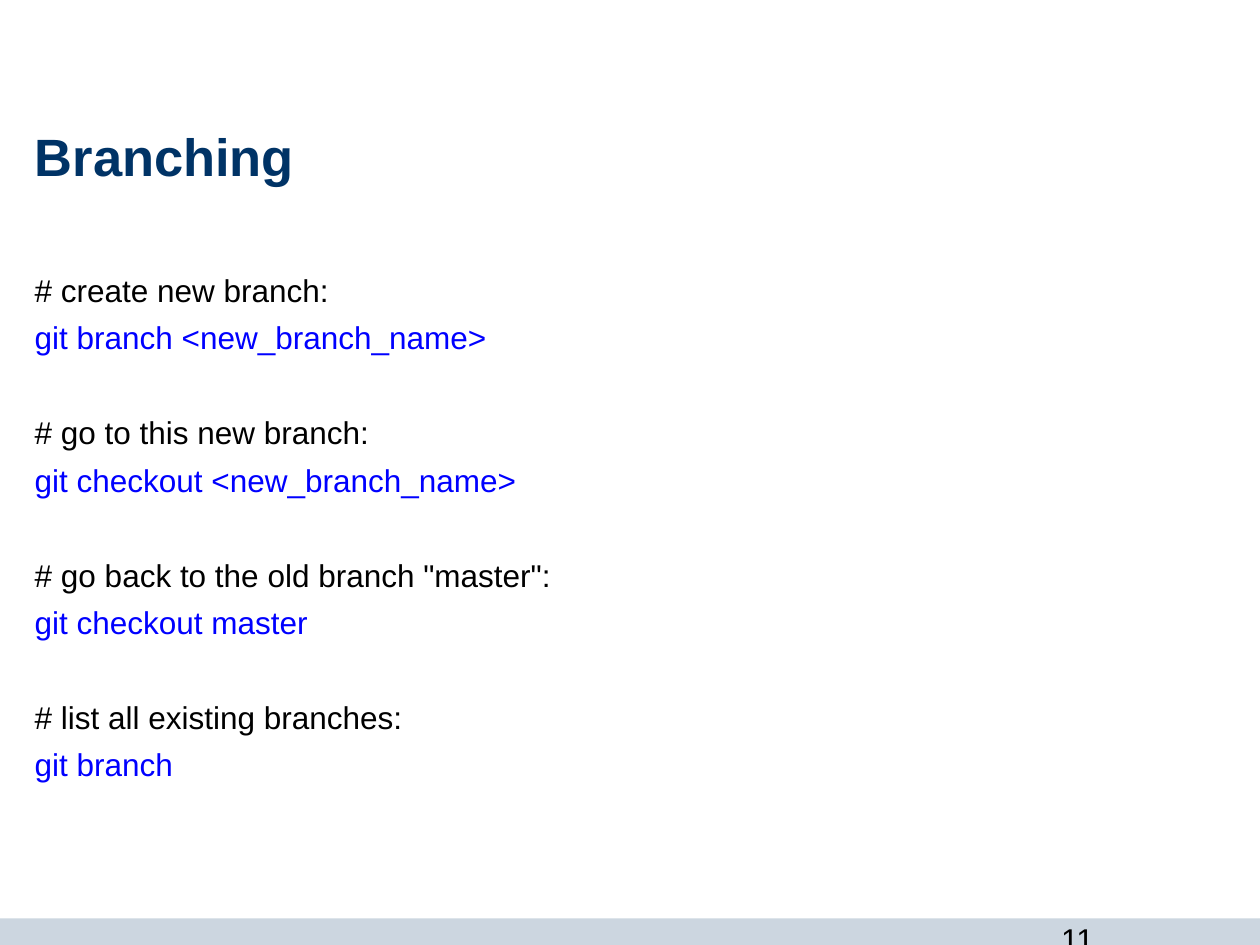
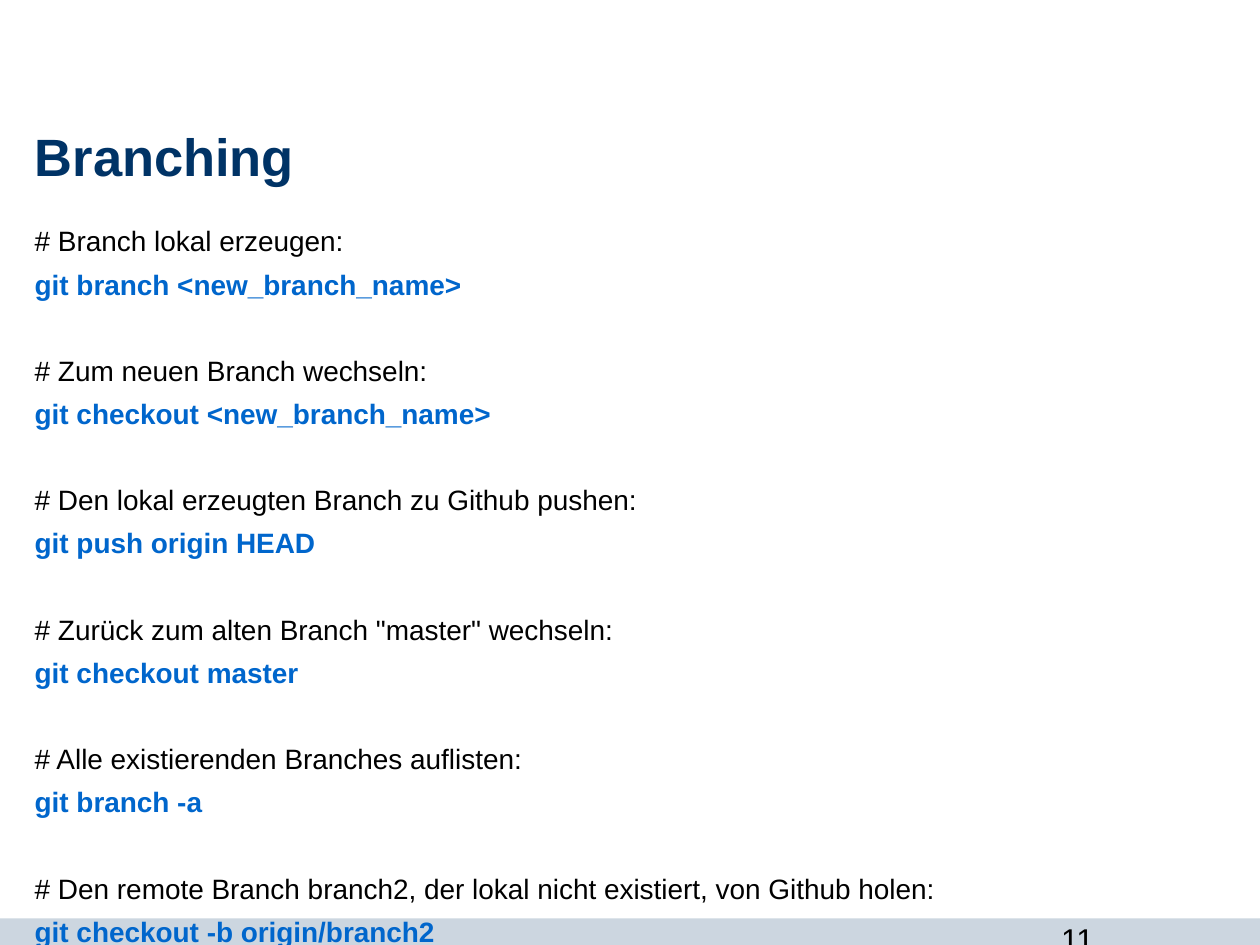
Before and after one commit to Jane333/git, a slide deck: slide 11 of git_und_du.odp. Drawn at 1260x945 pixels with LibreOffice and Linux fonts; fonts in the diff are those of the drawing; background and template pictures are left out. Boxes give left, top, right and bottom in pixels: in the first picture for what was removed or moved away, otherwise in the second. Text is boxed around its words. In the diff, an @@ line names an element or a change of style, - is before the commit and + after.

Commit message:
branches zwischen repos austauschen

```diff
--- a/git_und_du.odp
+++ b/git_und_du.odp
@@ text at [58, 230, 343, 257]: text changed; size 18 to 16 pt @@
-# create new branch:
+# Branch lokal erzeugen:
@@ text at [35, 274, 491, 688]: size 18 to 16 pt, text colour #0000FF to #0066CC, bold on in "git branch <new_branch_name>", "git checkout <new_branch_name>", "git checkout master" @@
@@ text at [58, 360, 427, 382]: text changed; size 18 to 16 pt @@
-# go to this new branch:
+# Zum neuen Branch wechseln:
@@ text at [35, 489, 636, 641]: text changed; size 18 to 16 pt @@
-# go back to the old branch "master":
+# Den lokal erzeugten Branch zu Github pushen:
+git push origin HEAD
+# Zurück zum alten Branch "master" wechseln:
@@ text at [35, 748, 934, 903]: text changed; size 18 to 16 pt @@
-# list all existing branches:
-git branch
+# Alle existierenden Branches auflisten:
+git branch -a
+# Den remote Branch branch2, der lokal nicht existiert, von Github holen:
+git checkout -b origin/branch2
```
Also in this commit, not shown: 1 other slide changed, 2 other files.
